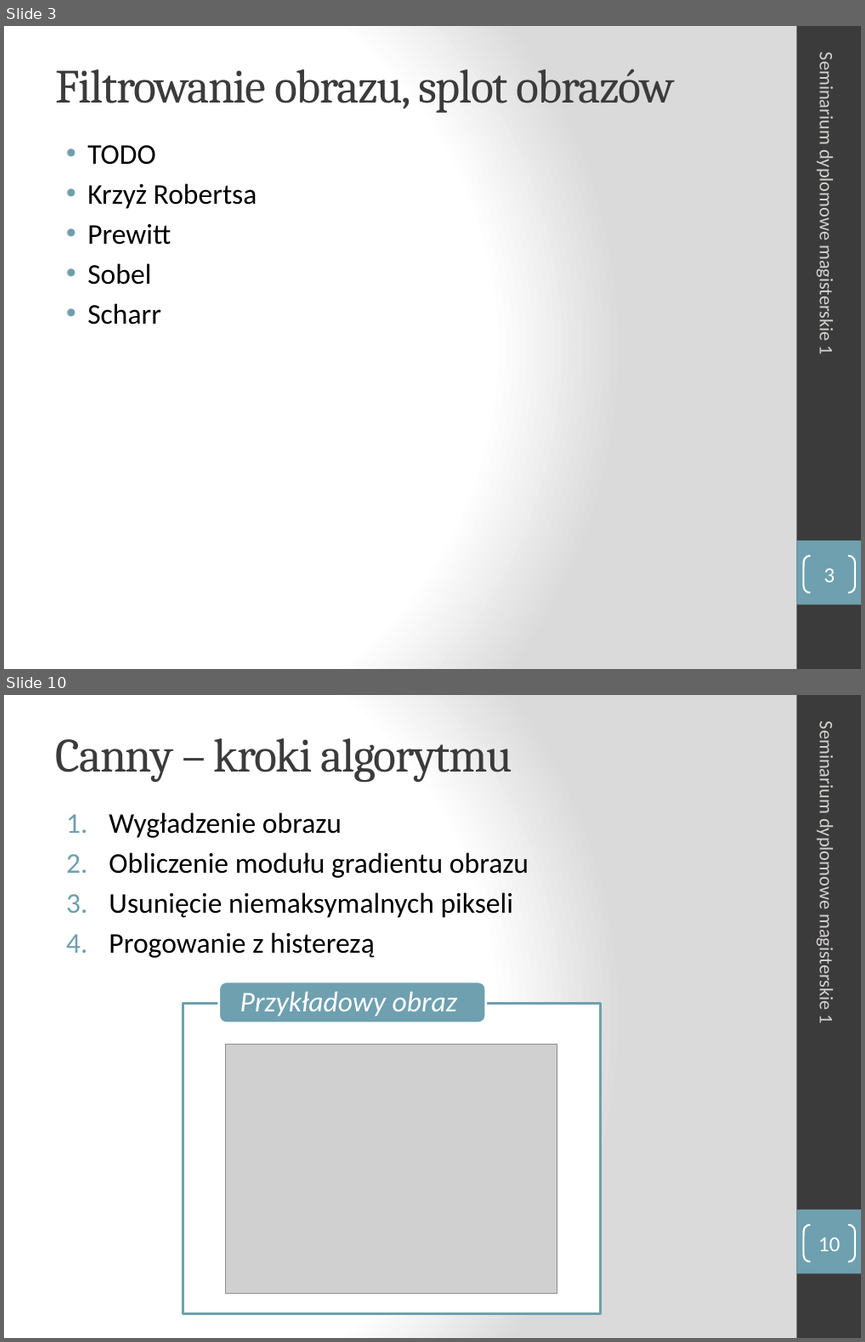
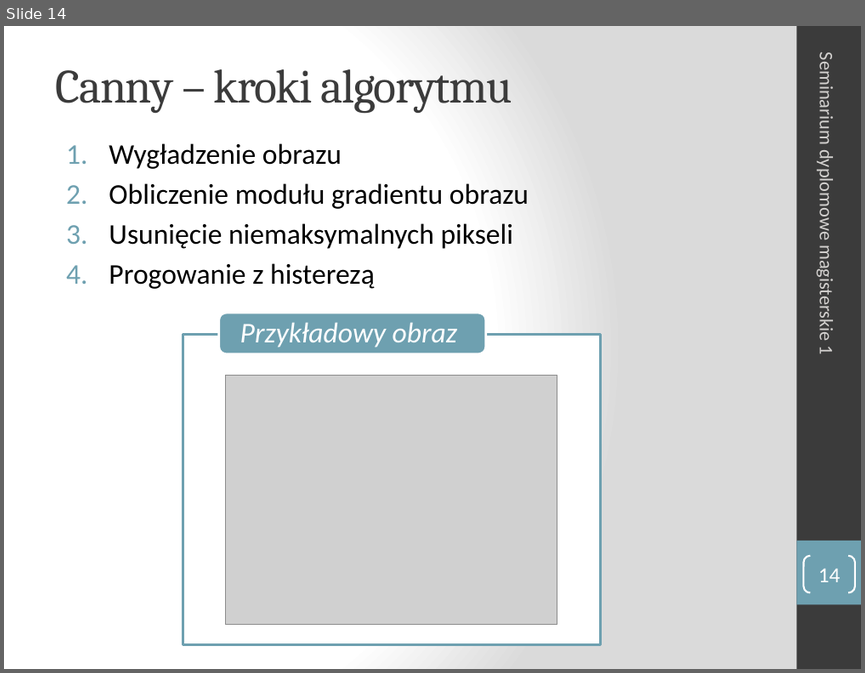
Before and after one commit to turekj/msc, a slide deck: Placeholder/seminar1/prezentacja/sdm1_Aniserowicz_Michal.pptx. Shown one above the other, each under a label of ours: slides 3 and 10 before the commit, slide 14 after it; the slides between them are not shown. The pictures are 865x1342 and 865x673 pixels, drawn with LibreOffice and Linux fonts; fonts in the diff are those of the drawing; grey boxes stand for pictures. Boxes give left, top, right and bottom in pixels: in the first picture for what was removed or moved away, otherwise in the second. Text is boxed around its words. In the diff, an @@ line names an element or a change of style, - is before the commit and + after.

```diff
--- a/Placeholder/seminar1/prezentacja/sdm1_Aniserowicz_Michal.pptx
+++ b/Placeholder/seminar1/prezentacja/sdm1_Aniserowicz_Michal.pptx
@@ slide 3 removed at (x1=4, y1=26, x2=861, y2=669), background gradient #FFFFFF to #DADADA; not listed: 2 template elements that a slide beside it also shows @@
@@ title removed at (x1=55, y1=68, x2=674, y2=113) @@
-Filtrowanie obrazu, splot obrazów
@@ text removed at (x1=815, y1=62, x2=838, y2=354) @@
-Seminarium dyplomowe magisterskie 1
@@ text removed at (x1=87, y1=145, x2=257, y2=324) @@
-• TODO
-• Krzyż Robertsa
-• Prewitt
-• Sobel
-• Scharr
@@ page number removed at (x1=803, y1=556, x2=855, y2=592) @@
-3
@@ what was slide 10 is now slide 14 @@
@@ page number at (x1=818, y1=568, x2=840, y2=582): text changed @@
-10
+14
```
Also in this commit, not shown: 9 slides changed, 5 slides added, 4 other files.
